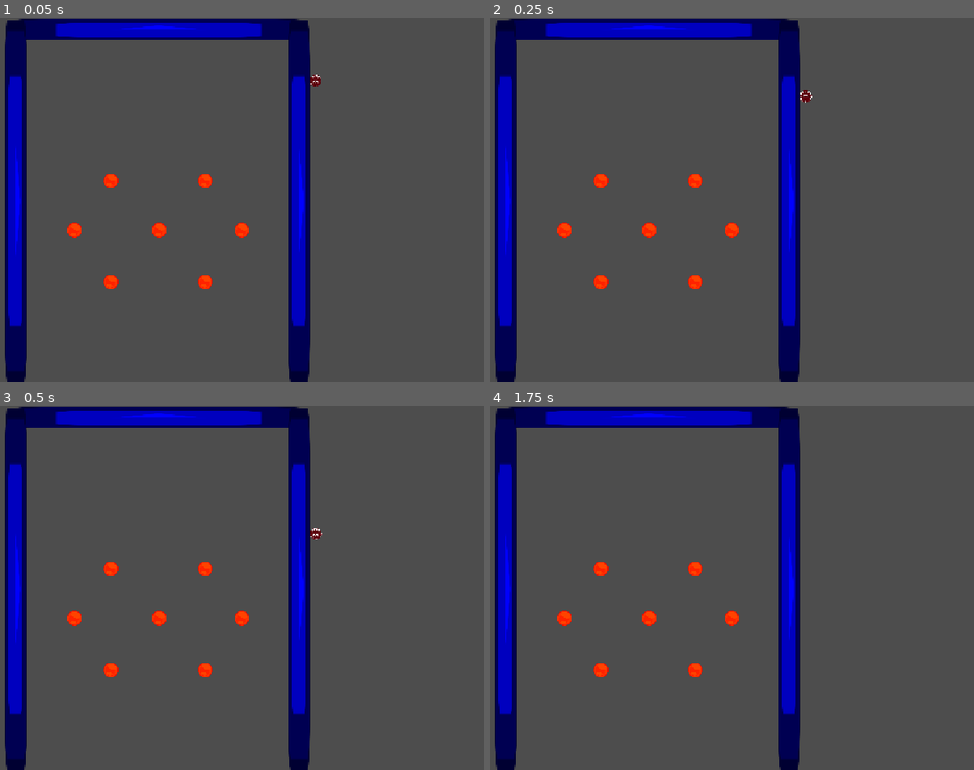
Above: before the commit, frames 1-4 (two rows, left to right).
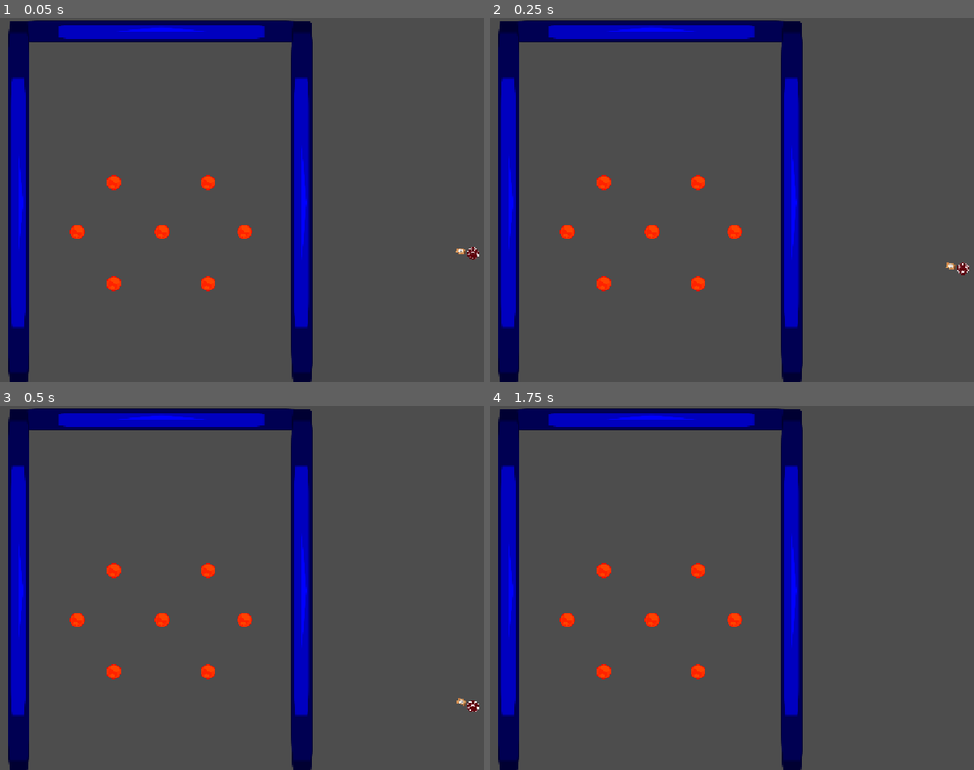
Above: after the commit, the same moments.

Repository: AstrrX3/Gamejam
Game: Godot game, scene res://test.tscn
Two runs of this game, one before a commit and one after it. Both use one fixed random seed, a clock stepped at 60 frames per second and the inputs below. The engine's default icon, where the game draws it, is replaced by a stand-in: a white triangle on a blue panel in a dark square.
Inputs (mouse positions are in pixels of both pictures, inside the frame that each line leads up to):
- Up to frame 1 (0.05 s): no input
- Up to frame 2 (0.25 s): no input
- Up to frame 3 (0.5 s): no input
- Up to frame 4 (1.75 s): move the mouse to (794, 569) at 0.52 s; click (794, 569) at 0.6 s; move the mouse to (523, 606) at 1.27 s; click (523, 606) at 1.35 s

The runs differ from the first frame. In frame 1, 7.2% of the frame differs, in the area x 1-99%, y 0-100%; in frame 2, 7.2%; in frame 3, 7.2%; in frame 4, 7.1%.

Commit message:
Update haven.tscn

Diff:
--- a/gay-plinko/haven.tscn
+++ b/gay-plinko/haven.tscn
@@ -5,54 +5,53 @@
 [ext_resource type="PackedScene" uid="uid://cw0s1ry8x17pi" path="res://trójkąt.tscn" id="3_pix54"]
 
 [node name="Node2D" type="Node2D" unique_id=1951845257]
-position = Vector2(-281, -314)
 
 [node name="scianaUP" parent="." unique_id=10204914 instance=ExtResource("1_7oneb")]
-position = Vector2(281, 9)
+position = Vector2(-1.00003, -295)
 scale = Vector2(4.163885, 0.30270332)
 
 [node name="scianalewo" parent="." unique_id=1679458082 instance=ExtResource("1_7oneb")]
-position = Vector2(22.00003, 319)
+position = Vector2(-260, 15.000007)
 rotation = 1.5707964
 scale = Vector2(5.0438867, 0.30270332)
 
 [node name="scianaprawo" parent="." unique_id=1184736606 instance=ExtResource("1_7oneb")]
-position = Vector2(527, 319)
+position = Vector2(244.99997, 15.000007)
 rotation = 1.5707964
 scale = Vector2(5.0438867, 0.30270332)
 
 [node name="peg" parent="." unique_id=1610342526 instance=ExtResource("2_vcnv3")]
-position = Vector2(277.99997, 365.99997)
+position = Vector2(-4.0000916, 61.99991)
 
 [node name="peg2" parent="." unique_id=1889362298 instance=ExtResource("2_vcnv3")]
-position = Vector2(191.99997, 457.99997)
+position = Vector2(-90.00009, 153.99991)
 
 [node name="peg3" parent="." unique_id=1322593018 instance=ExtResource("2_vcnv3")]
-position = Vector2(191.99997, 278.00006)
+position = Vector2(-90.00009, -26)
 
 [node name="peg4" parent="." unique_id=696279382 instance=ExtResource("2_vcnv3")]
-position = Vector2(126.99997, 365.99997)
+position = Vector2(-155.00009, 61.99991)
 
 [node name="peg5" parent="." unique_id=1561854433 instance=ExtResource("2_vcnv3")]
-position = Vector2(424.99997, 365.99997)
+position = Vector2(142.99991, 61.99991)
 
 [node name="peg6" parent="." unique_id=1956978344 instance=ExtResource("2_vcnv3")]
-position = Vector2(359.99997, 457.99997)
+position = Vector2(77.99991, 153.99991)
 
 [node name="peg7" parent="." unique_id=1094218745 instance=ExtResource("2_vcnv3")]
-position = Vector2(359.99997, 278.00006)
+position = Vector2(77.99991, -26)
 
 [node name="trójkąt" parent="." unique_id=780500453 instance=ExtResource("3_pix54")]
-position = Vector2(42.99997, 428)
+position = Vector2(-239.00009, 123.999985)
 
 [node name="trójkąt2" parent="." unique_id=986926331 instance=ExtResource("3_pix54")]
-position = Vector2(508.99997, 435.00003)
+position = Vector2(226.99991, 131.00002)
 scale = Vector2(-1.0056858, 0.9931652)
 
 [node name="trójkąt3" parent="." unique_id=877099670 instance=ExtResource("3_pix54")]
-position = Vector2(206.99997, 213)
+position = Vector2(-75.00009, -91.000015)
 rotation = -2.3561945
 scale = Vector2(-1.0056858, 0.9931652)
 
 [node name="Camera2D" type="Camera2D" parent="." unique_id=1407160539]
-position = Vector2(282, 312)
+position = Vector2(-5, 5)
